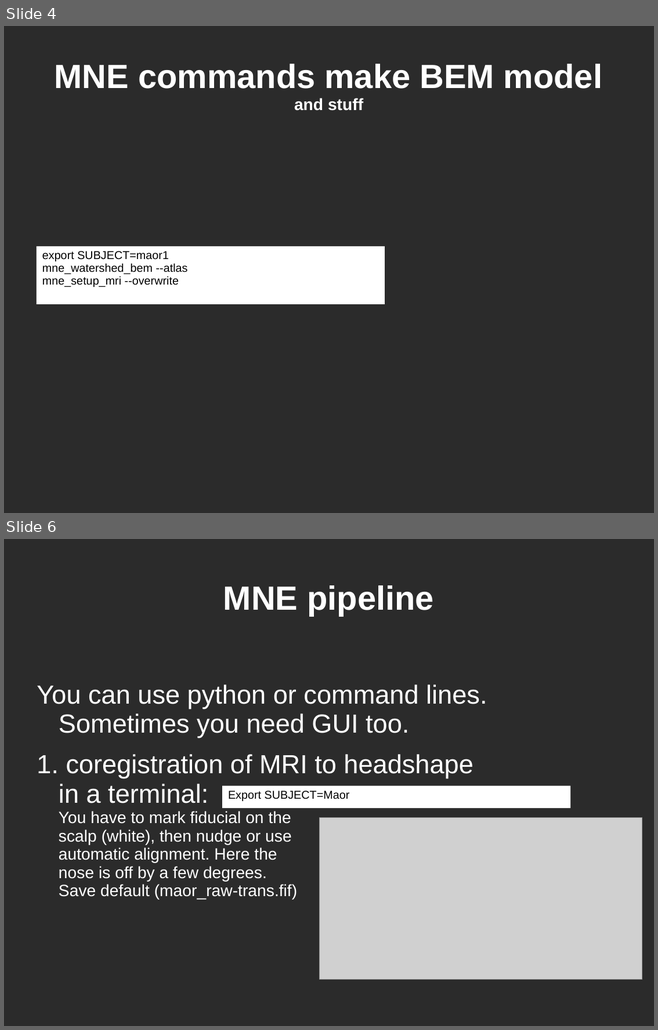
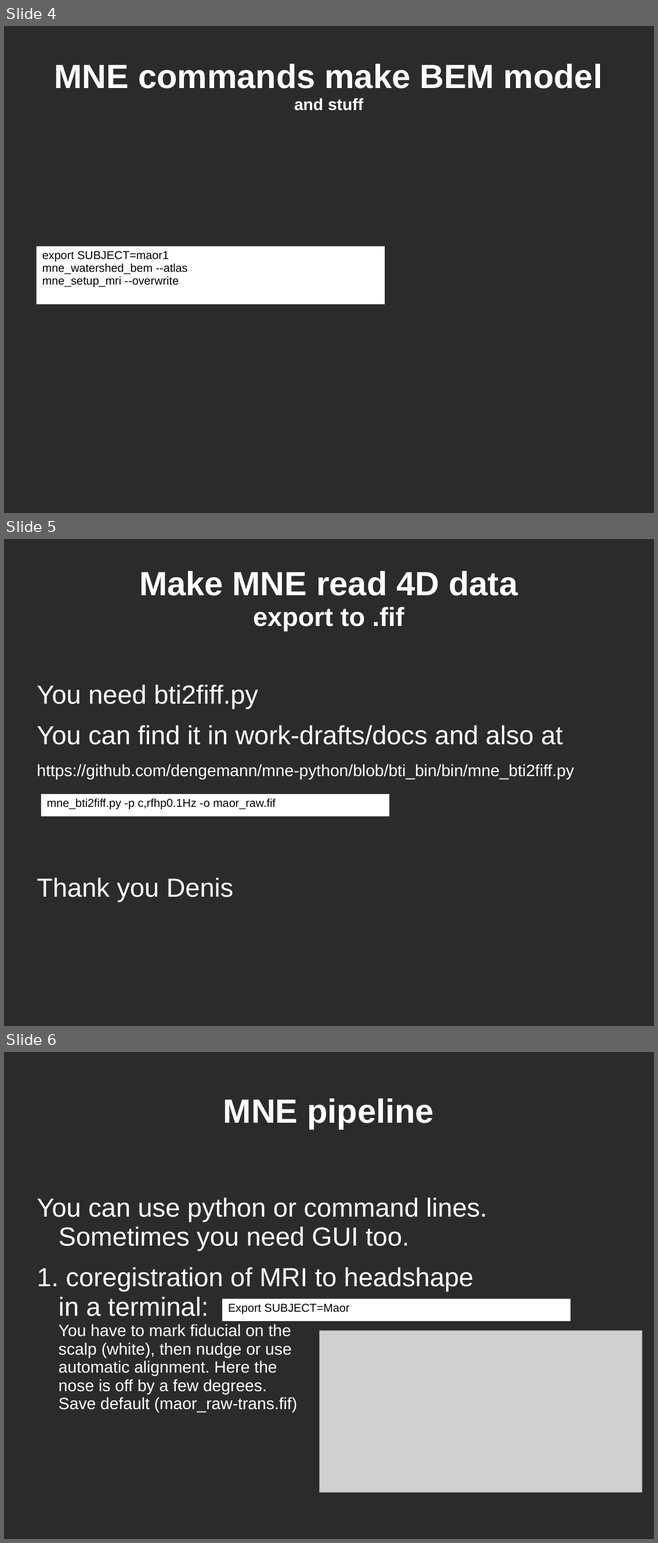
Before and after one commit to yuval-harpaz/work-drafts, a slide deck: docs/mne.ppt. Shown one above the other, each under a label of ours: slides 4 and 6 before the commit, slides 4, 5 and 6 after it; the slides between them are not shown. The pictures are 658x1030 and 658x1543 pixels, drawn with LibreOffice and Linux fonts; fonts in the diff are those of the drawing; grey boxes stand for pictures; background and template pictures are left out; a plain dark background stands for a picture behind light text. Boxes give left, top, right and bottom in pixels: in the first picture for what was removed or moved away, otherwise in the second. Text is boxed around its words. In the diff, an @@ line names an element or a change of style, - is before the commit and + after.

Commit message:
bti2fiff

```diff
--- a/docs/mne.ppt
+++ b/docs/mne.ppt
@@ slide 5 added at [4,539,654,1026], background picture (left out) @@
@@ title added at [139,571,517,631], 41 pt, text #FFFFFF, bold @@
+Make MNE read 4D data
+export to .fif
@@ text added at [37,685,574,902], 20 pt, text #FFFFFF @@
+You need bti2fiff.py
+You can find it in work-drafts/docs and also at
+https://github.com/dengemann/mne-python/blob/bti_bin/bin/mne_bti2fiff.py
+Thank you Denis
@@ rectangle added at [41,794,390,817], fill #FFFFFF, 14 pt, text #000000 @@
+mne_bti2fiff.py -p c,rfhp0.1Hz -o maor_raw.fif
```
Also in this commit, not shown: 1 slide removed, 1 other file.
